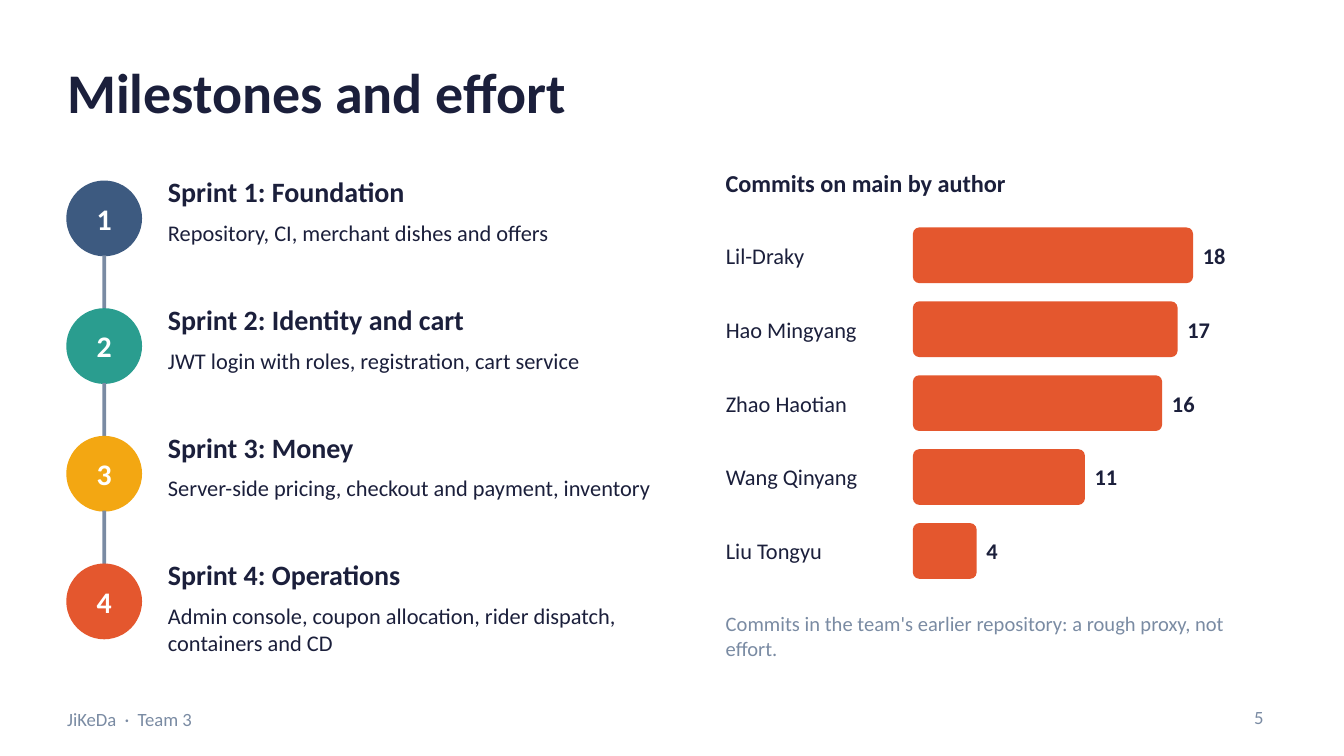
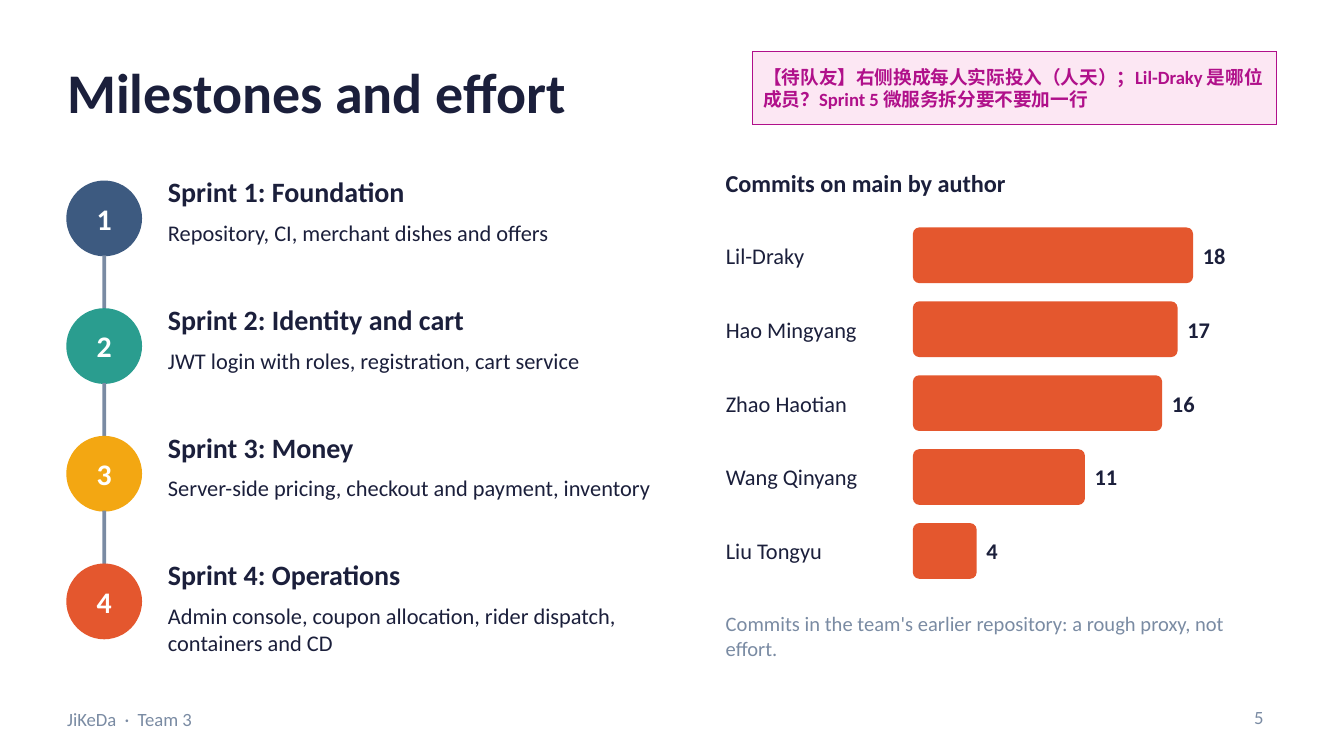
Before and after one commit to Friedriceee/5001, a slide deck: slide 5 of docs/presentation/JiKeDa_Team3_Presentation.pptx. Drawn at 1344x756 pixels with LibreOffice and Linux fonts; fonts in the diff are those of the drawing. Boxes give left, top, right and bottom in pixels: in the first picture for what was removed or moved away, otherwise in the second. Text is boxed around its words. In the diff, an @@ line names an element or a change of style, - is before the commit and + after.

```diff
--- a/docs/presentation/JiKeDa_Team3_Presentation.pptx
+++ b/docs/presentation/JiKeDa_Team3_Presentation.pptx
@@ rectangle added at bbox=[753, 51, 1277, 125], fill #FCE7F3, outline #B0108A 0.75 pt, 10 pt, text #B0108A, bold @@
+【待队友】右侧换成每人实际投入（人天）；Lil-Draky 是哪位成员？Sprint 5 微服务拆分要不要加一行
```
Also in this commit, not shown: 8 other slides changed, 2 slides added.
